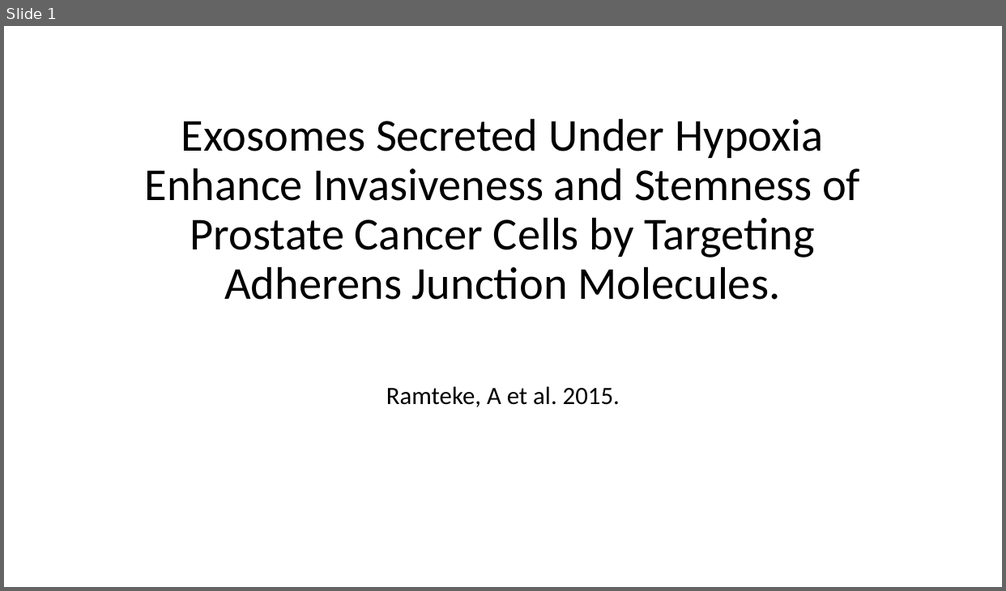
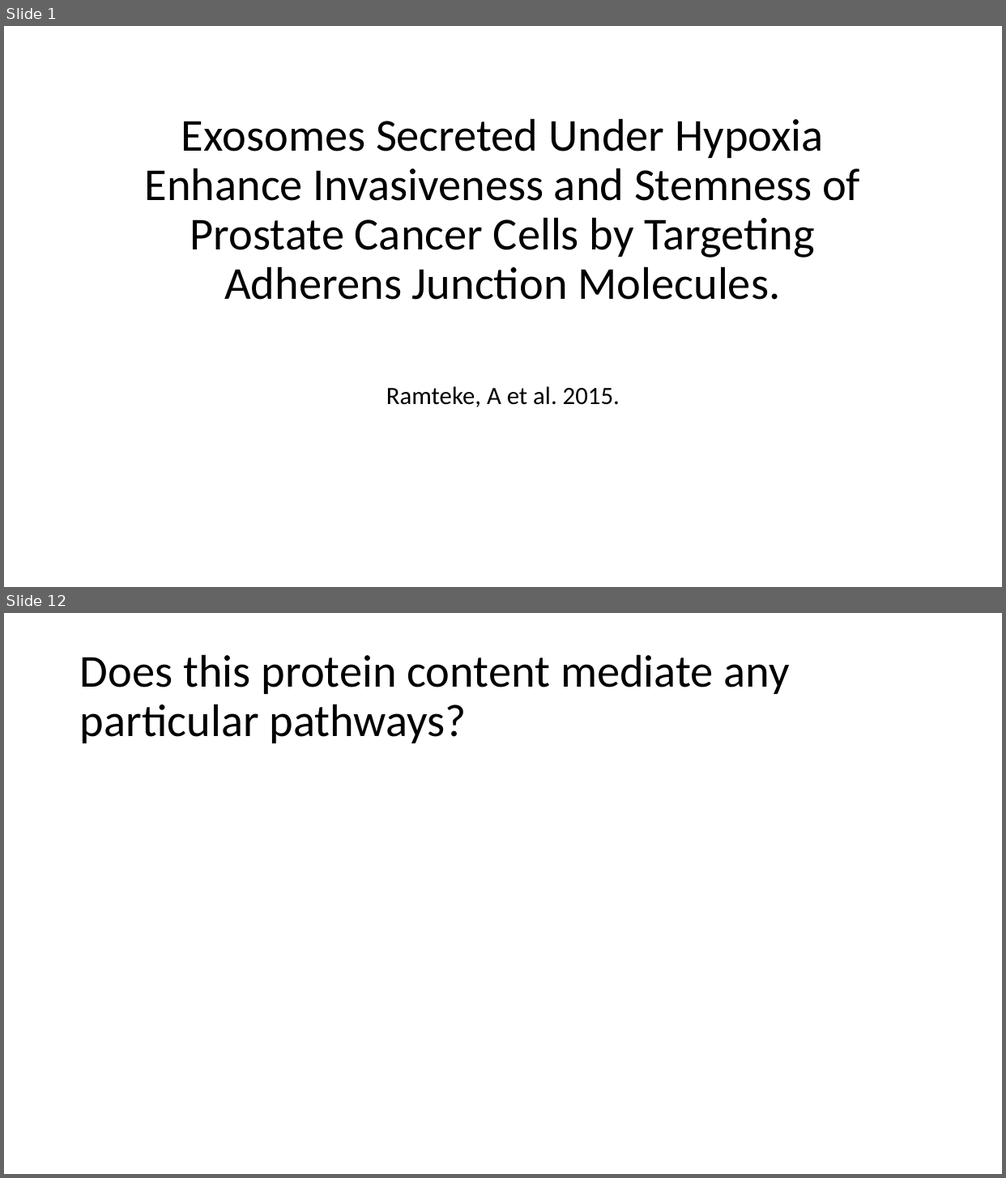
Before and after one commit to HarleyRobinson/Honours2, a slide deck: BackgroundInfo/JCslides.pptx. Shown one above the other, each under a label of ours: slide 1 before the commit, slides 1 and 12 after it; the slides between them are not shown. The pictures are 1006x591 and 1006x1178 pixels, drawn with LibreOffice and Linux fonts; fonts in the diff are those of the drawing. Boxes give left, top, right and bottom in pixels: in the first picture for what was removed or moved away, otherwise in the second. Text is boxed around its words. In the diff, an @@ line names an element or a change of style, - is before the commit and + after.

```diff
--- a/BackgroundInfo/JCslides.pptx
+++ b/BackgroundInfo/JCslides.pptx
@@ slide 12 added at (4,613,1002,1174), background #FFFFFF @@
@@ title added at (80,654,789,743), 44 pt, text #000000 @@
+Does this protein content mediate any particular pathways?
```
Also in this commit, not shown: 12 other slides added, 6 slides removed, 11 other files.
